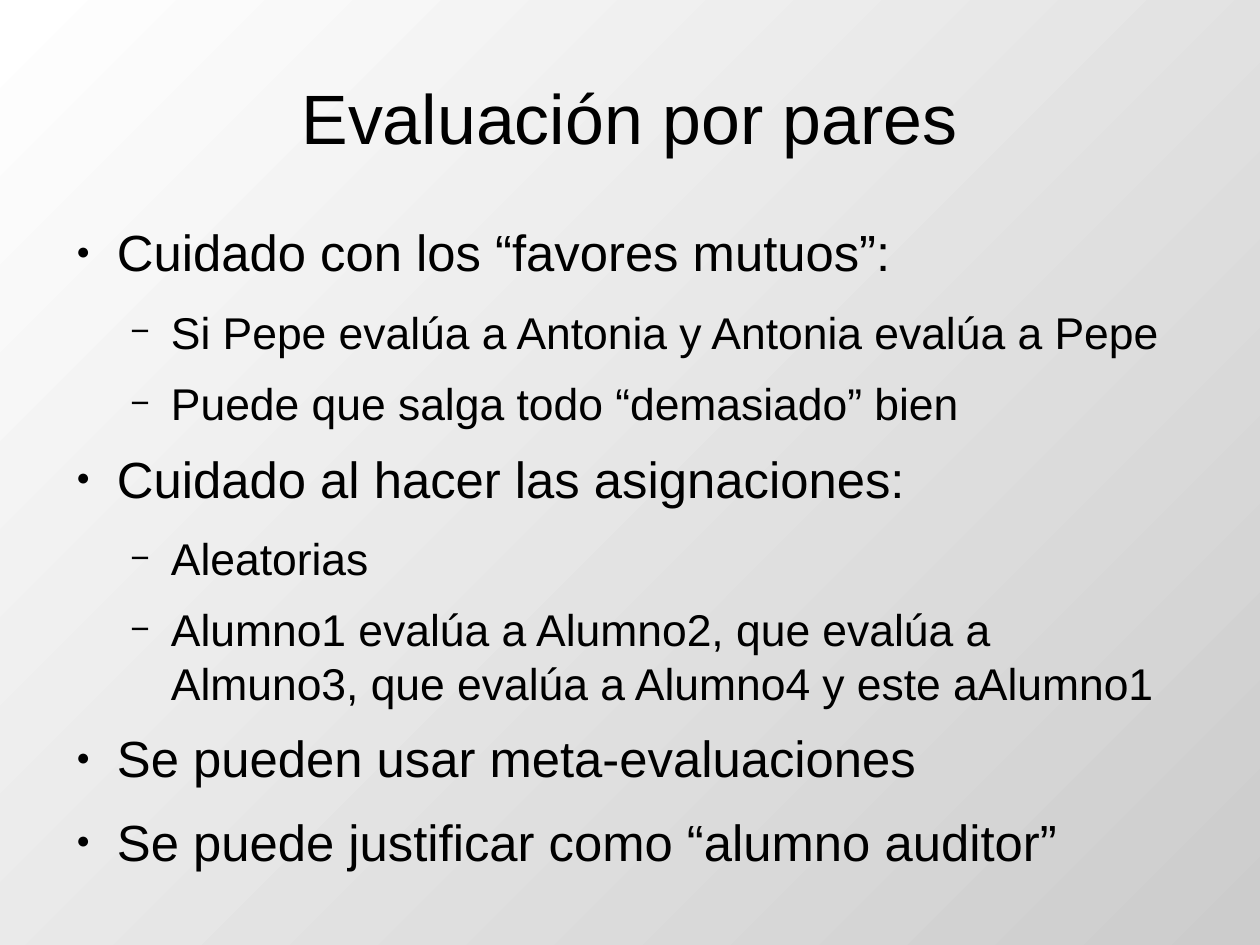
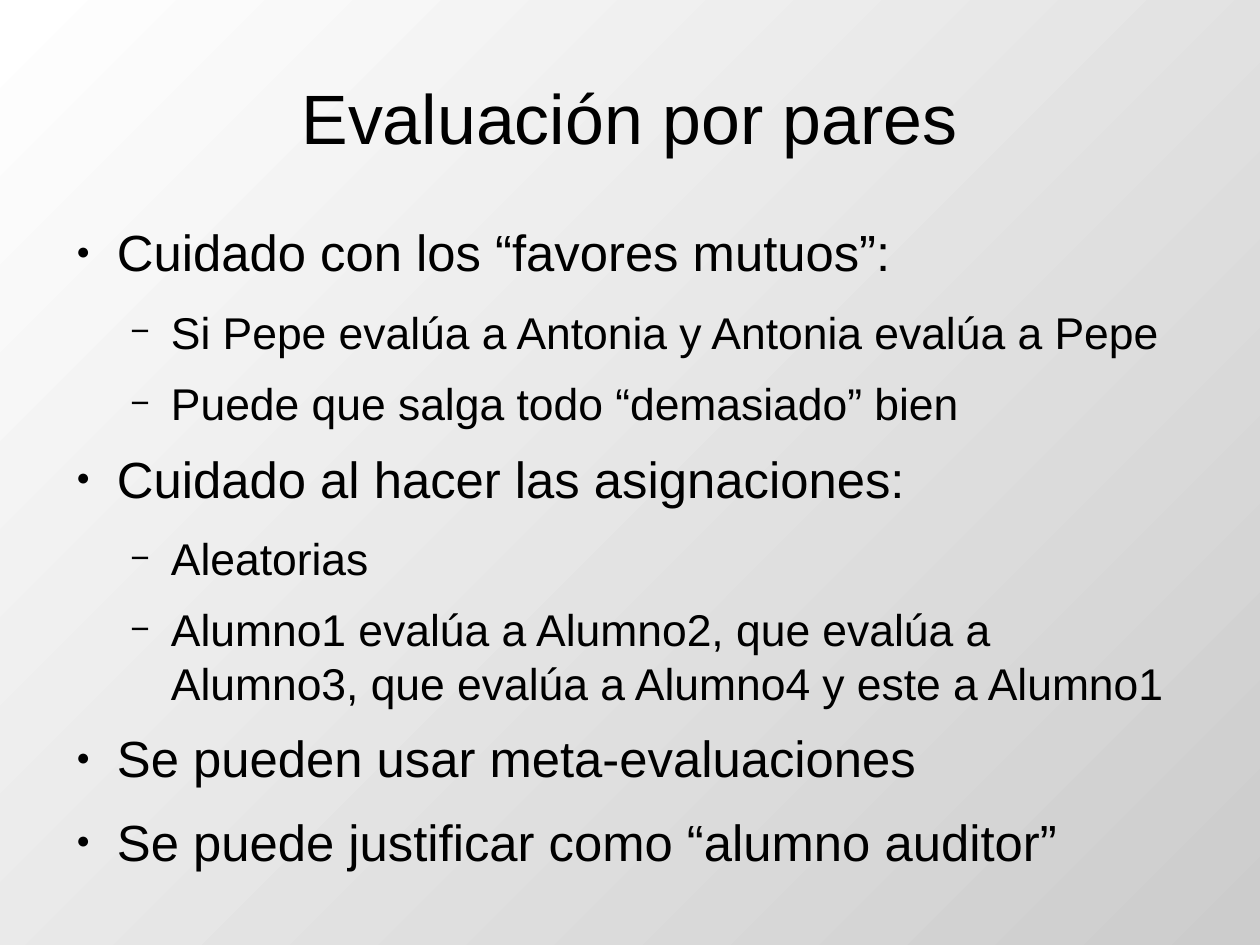
Before and after one commit to DrPantera/wikis4education, a slide deck: slide 31 of uca-2014/tema-5-EvaluacionWikis.odp. Drawn at 1260x945 pixels with LibreOffice and Linux fonts; fonts in the diff are those of the drawing. Boxes give left, top, right and bottom in pixels: in the first picture for what was removed or moved away, otherwise in the second. Text is boxed around its words. In the diff, an @@ line names an element or a change of style, - is before the commit and + after.

```diff
--- a/uca-2014/tema-5-EvaluacionWikis.odp
+++ b/uca-2014/tema-5-EvaluacionWikis.odp
@@ text at box(171, 613, 1163, 709): text changed @@
-  − Alumno1 evalúa a Alumno2, que evalúa a Almuno3, que evalúa a Alumno4 y este aAlumno1
+  − Alumno1 evalúa a Alumno2, que evalúa a Alumno3, que evalúa a Alumno4 y este a Alumno1
```
Also in this commit, not shown: 5 other slides changed.
